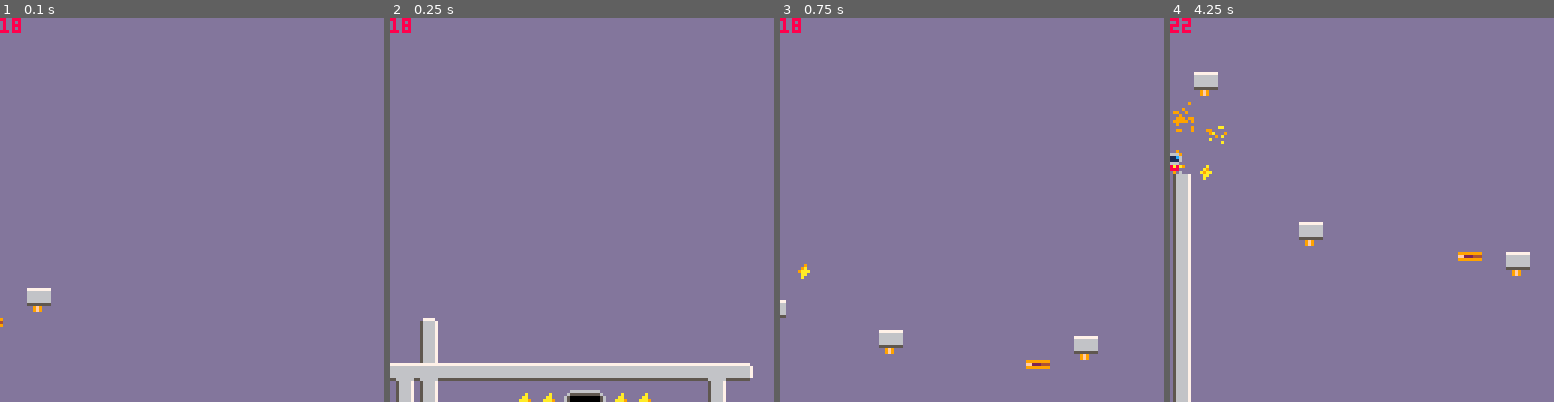
Above: before the commit, frames 1-4 (left to right).
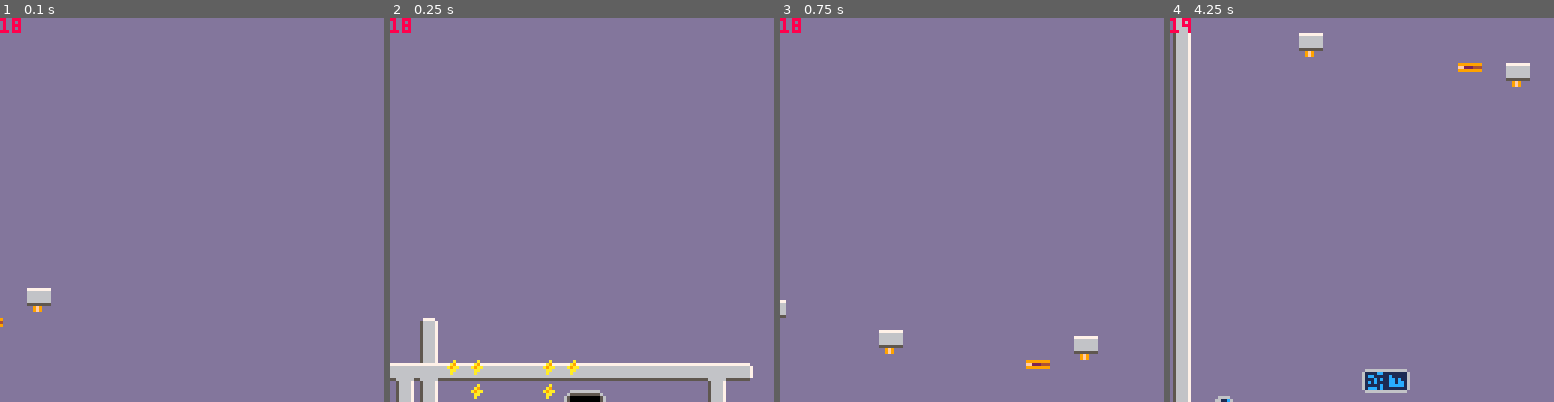
Above: after the commit, the same moments.

Repository: jgradim/gameoff-2020
Game: PICO-8 cartridge moonshot.p8
Two runs of this game, one before a commit and one after it. Both use one fixed random seed, a clock stepped at 60 frames per second and the inputs below.
Inputs:
- Up to frame 1 (0.1 s): no input
- Up to frame 2 (0.25 s): no input
- Up to frame 3 (0.75 s): tap X (X key) at 0.33 s; tap O (Z key) at 0.7 s
- Up to frame 4 (4.25 s): tap X (X key) at 1.07, 1.85, 2.97, 4.08 s; hold Right 1.6-2.1 s; tap O (Z key) every 0.4 s from 1.7 to 4.1 s; hold Up 2.15-2.42 s; hold Right 2.47-3.03 s; hold Left 3.08-3.58 s; hold Down 3.63-3.97 s; hold Right from 4.02 s (still down)

Frame 1 is identical in both runs. In frame 2, 0.5% of the frame differs, in the area x 14-68%, y 89-100%; in frame 3, less than 0.1%; in frame 4, 4.8%, in the area x 0-94%, y 0-100%.

Commit message:
Make some sparkies real

Diff:
--- a/moonshot.p8
+++ b/moonshot.p8
@@ -126,7 +126,17 @@
  init_bg_fxs()
  init_fxs()
 
- init_spark(1*8,10*8)
+ init_spark(34*8,28*8)
+ init_spark(35*8,25*8)
+ init_spark(36*8,25*8)
+ init_spark(36*8,26*8)
+ init_spark(37*8,28*8)
+ init_spark(38*8,28*8)
+ init_spark(39*8,25*8)
+ init_spark(39*8,26*8)
+ init_spark(40*8,25*8)
+ init_spark(40*8,28*8)
+ init_spark(41*8,28*8)
  cam=init_camera()
 end
 
@@ -1663,10 +1673,10 @@
 424040404040404040404040404040404040404040404040404040404040406240404040404040404040404040404040400d0d0d0d0d0d40424040404040404040404040404040404040404040404040404040404040404040404040404040404040404040404040404040404040404040404040404040404040404040404040
 424040404040404040404040404040404040404040404040404040404040404240404040404040404040404040404040400d0d0d0d0d0d40715050505050506040404040404040404040404040404040404040404040404040404040404040404040404040404040404040404040404040404040404040404040404040404040
 424040404040404040404040404040404040404040404040404040404051606050505050505050505050506041404040400d0d0d0d0d0d40424d4f404040404240404040404040404040404040404040404040404040404040404040404040404040404040404040404040404040404040404040404040404040404040404040
-42404040404040404040404040404040404040404040404040404040404042424040400d0d4d4f0d0d404042404040405150505050505050615d5f4040400e4240404040404040404040404040404040404040404040404040404040404040404040404040404040404040404040404040404040404040404040404040404040
-4240404040404040404040404040404040404040404040404040404040404271414040400d6d6f0d4040404240400c404d4e4e4e4e4e4e4f425d5f405148506140404040404040404040404040404040404040404040404040404040404040404040404040404040404040404040404040404040404040404040404040404040
-42404040404040405a4b404040404040404040404040404040404040515061424a5b40404040404040404052404040406d6e6e6e6e6e6e6f426d6f0c407b5c4740404040404040404040404040404040404040404040404040404040404040404040404040404040404040404040404040404040404040404040404040404040
-424040404040404040404040404040404040404040404040404040404040424240400d40400d0d400d0d40404040404040404040404040400f4040404040404240404040404040404040404040404040404040404040404040404040404040404040404040404040404040404040404040404040404040404040404040404040
+424040404040404040404040404040404040404040404040404040404040424240404045454d4f4545404042404040405150505050505050615d5f4040400e4240404040404040404040404040404040404040404040404040404040404040404040404040404040404040404040404040404040404040404040404040404040
+424040404040404040404040404040404040404040404040404040404040427141404040456d6f454040404240400c404d4e4e4e4e4e4e4f425d5f405148506140404040404040404040404040404040404040404040404040404040404040404040404040404040404040404040404040404040404040404040404040404040
+42404040404040405a4b404040404040404040404040404040404040515061424a5b40404540404040404052404040406d6e6e6e6e6e6e6f426d6f0c407b5c4740404040404040404040404040404040404040404040404040404040404040404040404040404040404040404040404040404040404040404040404040404040
+42404040404040404040404040404040404040404040404040404040404042424040454045454545454540404040404040404040404040400f4040404040404240404040404040404040404040404040404040404040404040404040404040404040404040404040404040404040404040404040404040404040404040404040
 5050505050505050505050505050505050505050505050505050505050505050505050505050505050505050505050505050505050505050505050505050505050505040404040404040404040404040404040404040404040404040404040404040404040404040404040404040404040404040404040404040404040404040
 4040404040404040404040404040404040404040404040404040404040404040404040404040404040404040404040404040404040404040404040404040404040404040404040404040404040404040404040404040404040404040404040404040404040404040404040404040404040404040404040404040404040404040
 4040404040404040404040404040404040404040404040404040404040404040404040404040404040404040404040404040404040404040404040404040404040404040404040404040404040404040404040404040404040404040404040404040404040404040404040404040404040404040404040404040404040404040
